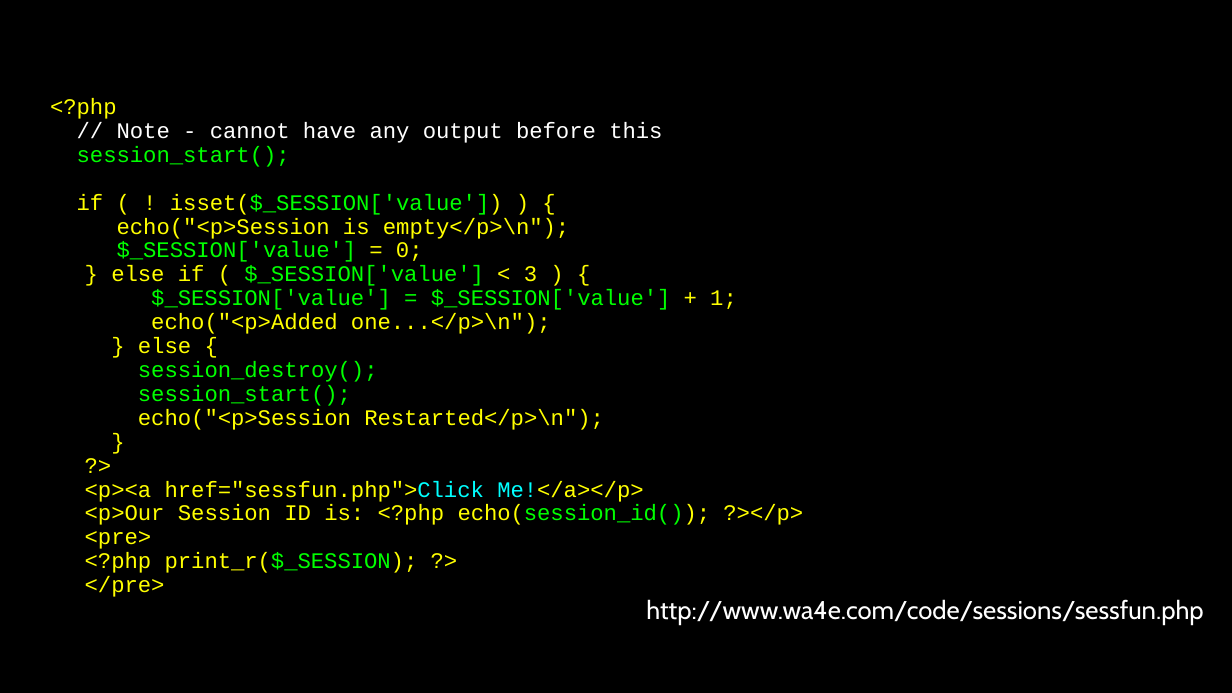
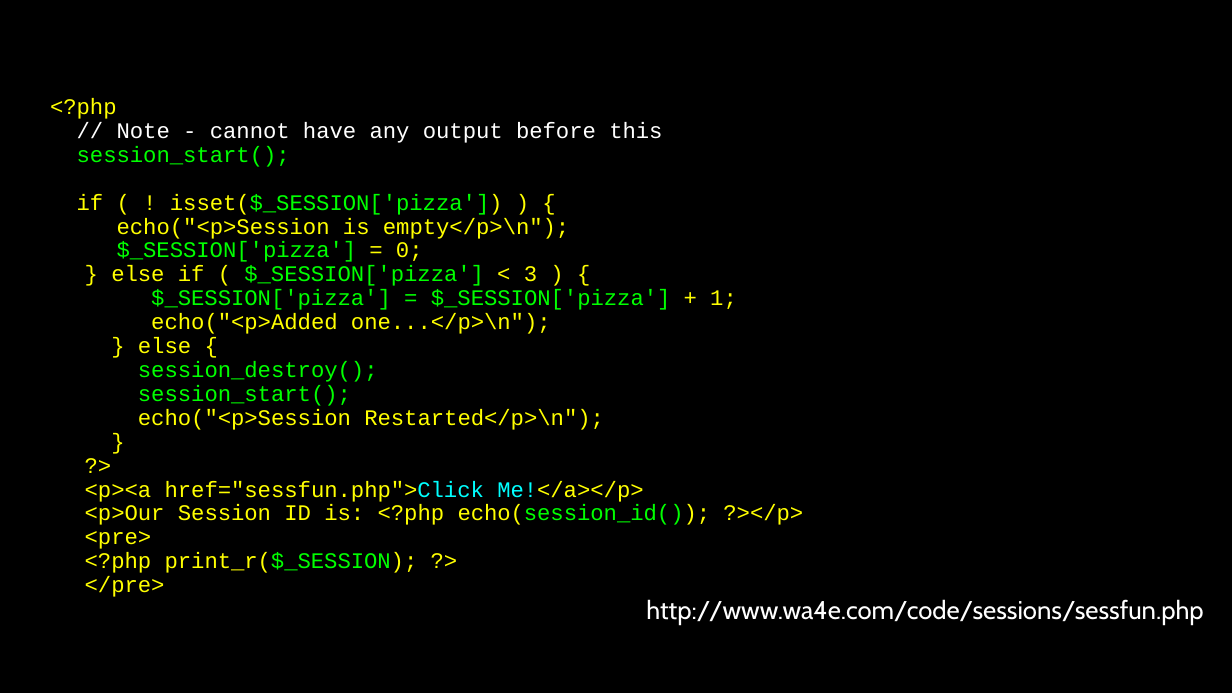
Before and after one commit to csev/wa4e, a slide deck: slide 26 of lectures/PHP-07-Cookies-Sessions.ppt. Drawn at 1232x693 pixels with LibreOffice and Linux fonts; fonts in the diff are those of the drawing. Boxes give left, top, right and bottom in pixels: in the first picture for what was removed or moved away, otherwise in the second. Text is boxed around its words. In the diff, an @@ line names an element or a change of style, - is before the commit and + after.

```diff
--- a/lectures/PHP-07-Cookies-Sessions.ppt
+++ b/lectures/PHP-07-Cookies-Sessions.ppt
@@ text at (77,194,503,215): text changed @@
-if ( ! isset($_SESSION['value']) ) {
+if ( ! isset($_SESSION['pizza']) ) {
@@ text at (111,241,737,310): text changed @@
-$_SESSION['value'] = 0;
-  } else if ( $_SESSION['value'] < 3 ) {
-$_SESSION['value'] = $_SESSION['value'] + 1;
+$_SESSION['pizza'] = 0;
+  } else if ( $_SESSION['pizza'] < 3 ) {
+$_SESSION['pizza'] = $_SESSION['pizza'] + 1;
```
Also in this commit, not shown: 2 other files.
